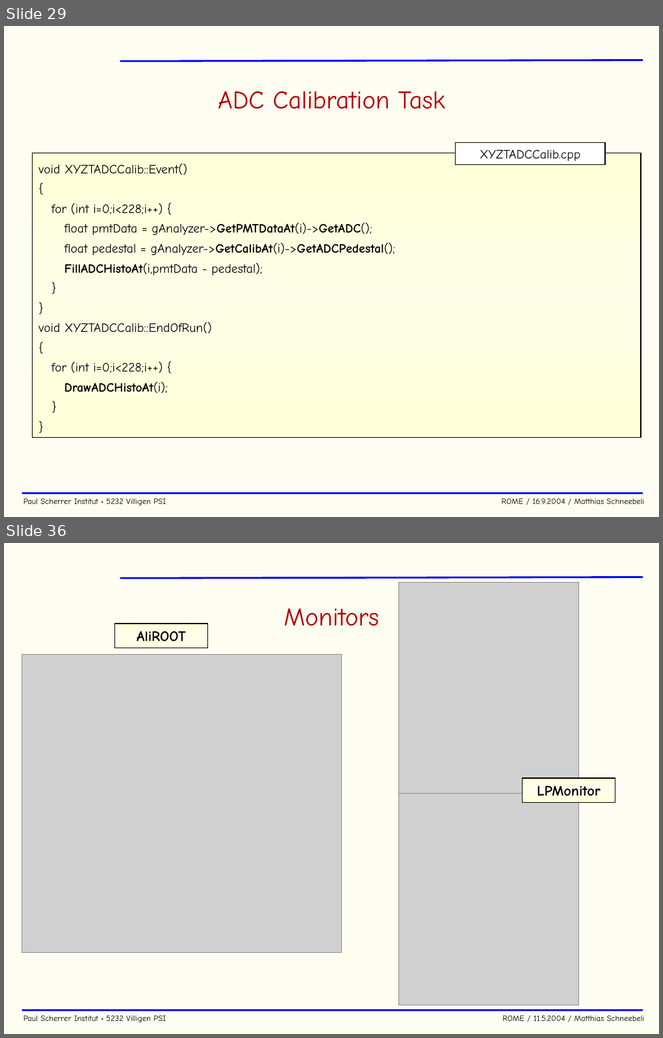
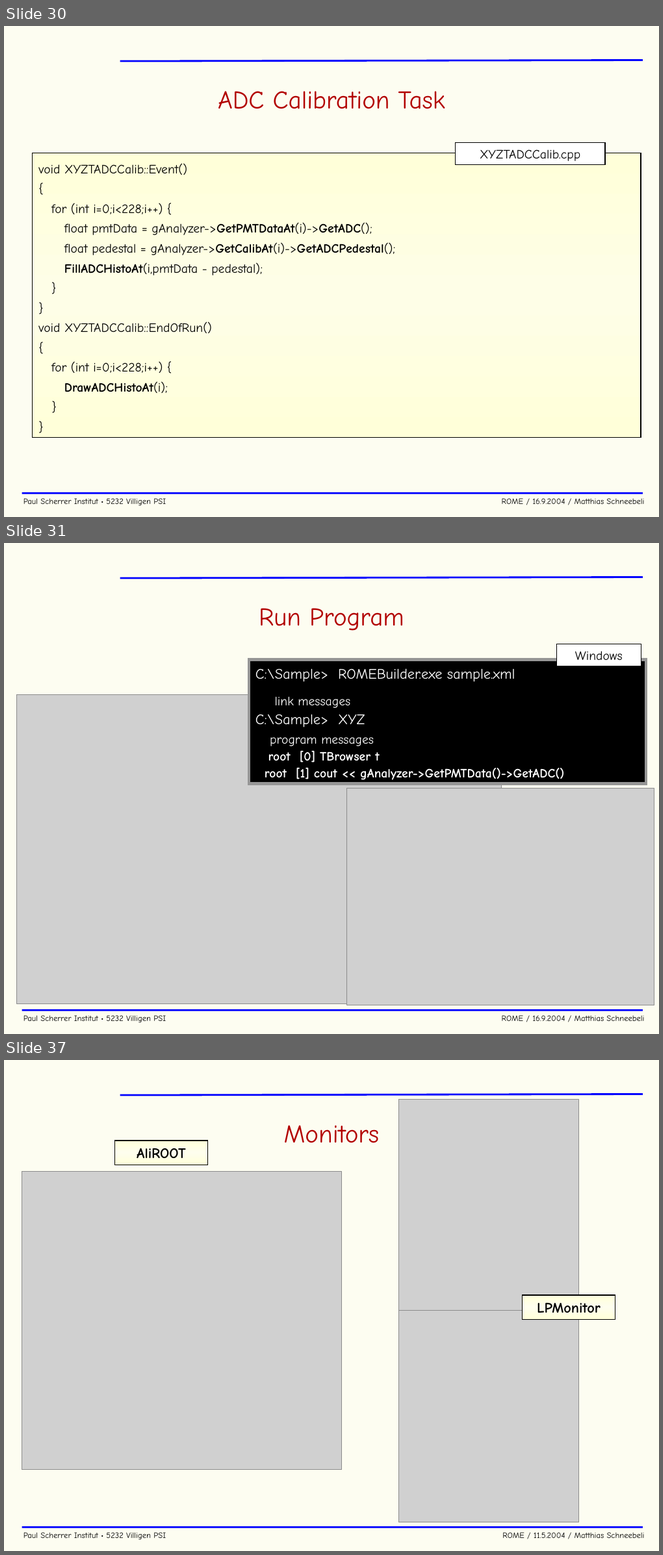
Before and after one commit to cjpl/rome, a slide deck: documentation/ROME.ppt. Shown one above the other, each under a label of ours: slides 29 and 36 before the commit, slides 30, 31 and 37 after it; the slides between them are not shown. The pictures are 663x1038 and 663x1555 pixels, drawn with LibreOffice and Linux fonts; fonts in the diff are those of the drawing; grey boxes stand for pictures; background and template pictures are left out. Boxes give left, top, right and bottom in pixels: in the first picture for what was removed or moved away, otherwise in the second. Text is boxed around its words. In the diff, an @@ line names an element or a change of style, - is before the commit and + after.

Commit message:
User called Root Interpreter

```diff
--- a/documentation/ROME.ppt
+++ b/documentation/ROME.ppt
@@ slide 31 added at <box>4,543,659,1034</box>, background #FDFDF1; not listed: 3 template elements that a slide beside it also shows @@
@@ title added at <box>259,608,404,631</box>, 28 pt, text #B20000 @@
+Run Program
@@ rectangle added at <box>249,659,646,783</box>, fill #000000, outline #969696 3 pt, 14 pt, text #FFFFFF @@
+C:\Sample> ROMEBuilder.exe sample.xml
+link messages
+C:\Sample> XYZ
+program messages
+root [0] TBrowser t
+root [1] cout << gAnalyzer->GetPMTData()->GetADC()
@@ rectangle added at <box>557,644,642,667</box>, fill #FFFFFF, outline #000000 0.99 pt, 14 pt, text #000000 @@
+Windows
@@ picture added at <box>17,695,502,1005</box> @@
@@ picture added at <box>347,788,655,1006</box> @@
@@ what was slide 29 is now slide 30 @@
@@ what was slide 36 is now slide 37 @@
```
Also in this commit, not shown: 17 slides changed, 2 other slides added, 1 slide removed, 3 other files.
